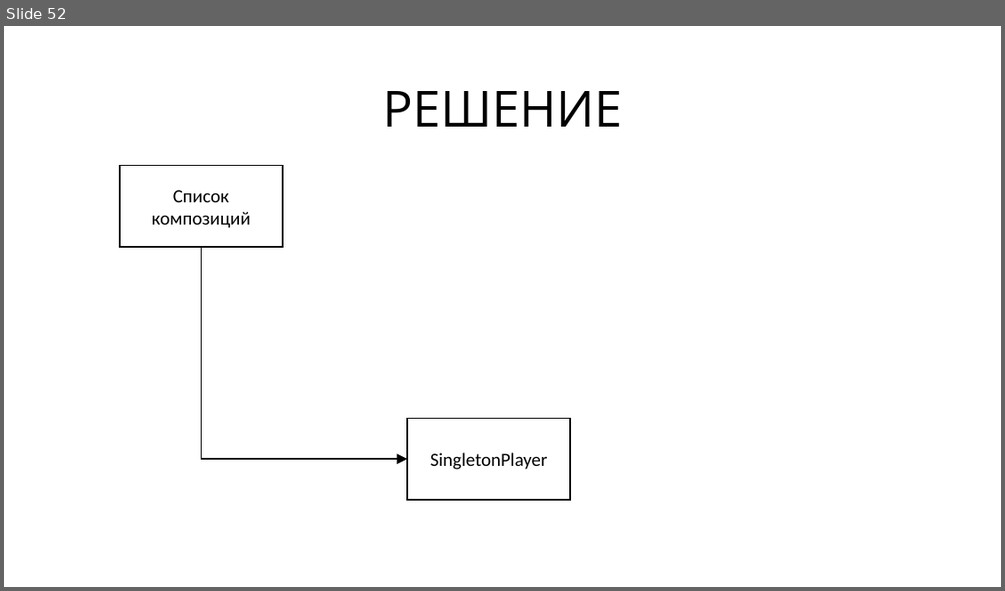
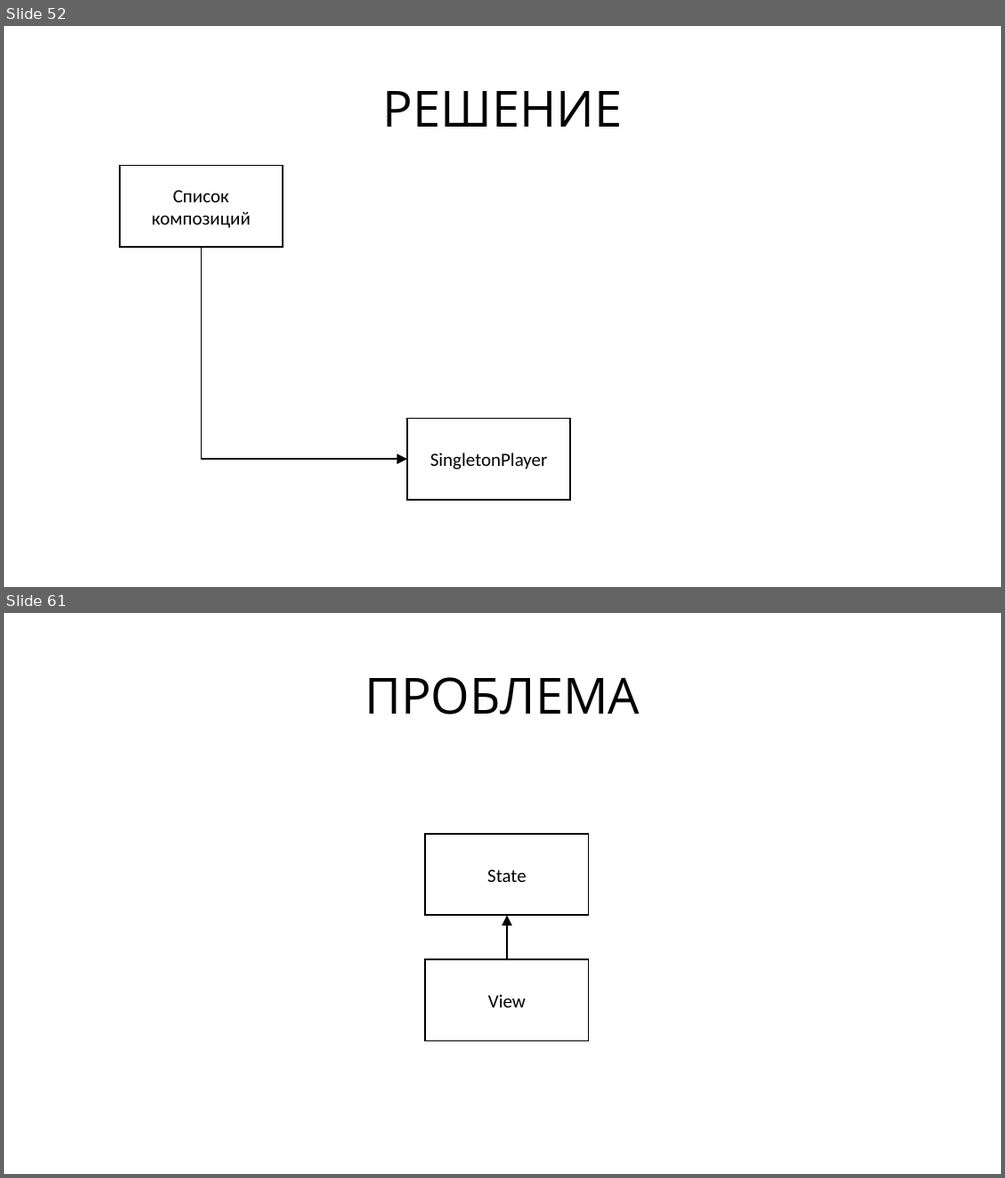
Before and after one commit to rkhaimov/brain-gym, a slide deck: Презентация.pptx. Shown one above the other, each under a label of ours: slide 52 before the commit, slides 52 and 61 after it; the slides between them are not shown. The pictures are 1005x591 and 1005x1178 pixels, drawn with LibreOffice and Linux fonts; fonts in the diff are those of the drawing. Boxes give left, top, right and bottom in pixels: in the first picture for what was removed or moved away, otherwise in the second. Text is boxed around its words. In the diff, an @@ line names an element or a change of style, - is before the commit and + after.

```diff
--- a/Презентация.pptx
+++ b/Презентация.pptx
@@ slide 61 added at (4,613,1001,1174), background #FFFFFF @@
@@ text added at (364,677,639,714), 48 pt, text #000000 @@
+ПРОБЛЕМА
@@ rectangle added at (426,834,589,915), fill #FFFFFF, outline #000000 1.5 pt, 18 pt, text #000000 @@
+State
@@ arrow added from (507, 959) to (507, 915), #000000 1.25 pt @@
@@ rectangle added at (426,959,589,1041), fill #FFFFFF, outline #000000 1.5 pt, 18 pt, text #000000 @@
+View
```
Also in this commit, not shown: 47 other slides added, 1 slide removed, 1 other file.
